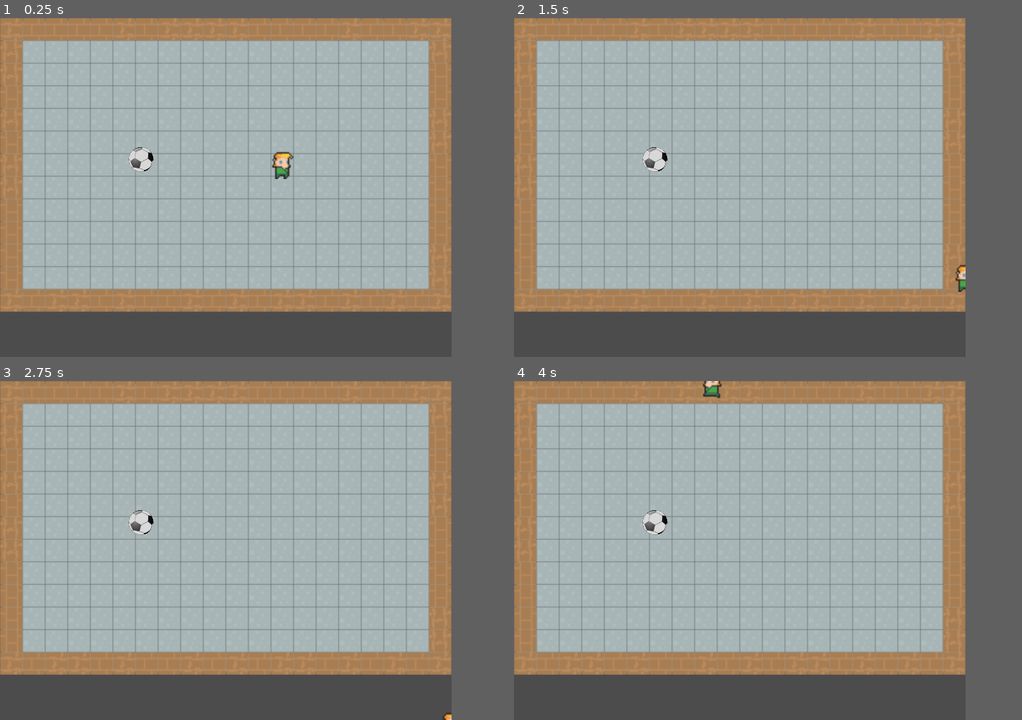
Above: before the commit, frames 1-4 (two rows, left to right).
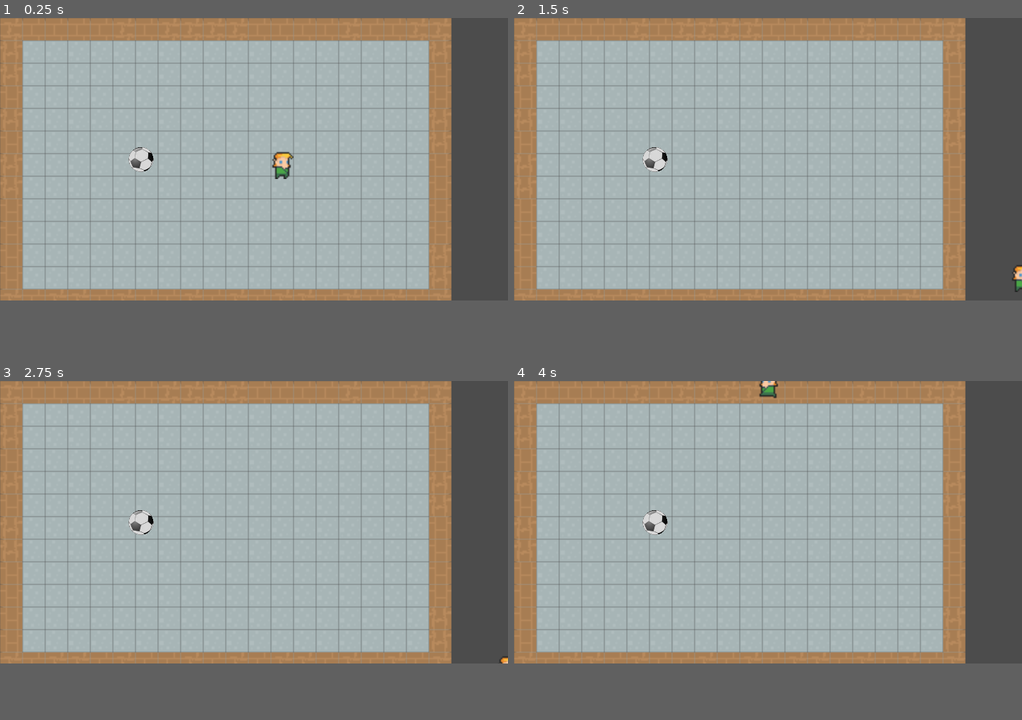
Above: after the commit, the same moments.

Repository: timruffles/7drl2021
Game: Godot game, scene res://scripts/Dungeon.tscn
Same seed, same stepped clock (60 frames per second), same inputs: the game is played once before the commit and once after it.
Inputs (mouse positions are in pixels of both pictures, inside the frame that each line leads up to):
- Up to frame 1 (0.25 s): no input
- Up to frame 2 (1.5 s): tap Enter at 0.5 s; move the mouse to (839, 170) at 0.52 s; hold Right (ui_right) 0.53-1.28 s; click (839, 170) at 0.67 s; tap Space at 1.25 s; move the mouse to (651, 204) at 1.27 s; hold Down (ui_down) from 1.28 s (still down)
- Up to frame 3 (2.75 s): move the mouse to (269, 475) at 2.02 s; release Down (ui_down) at 2.03 s; hold Right (ui_right) from 2.03 s (still down)
- Up to frame 4 (4 s): tap Enter at 2.75 s; move the mouse to (717, 618) at 2.77 s; release Right (ui_right) at 2.78 s; hold Up (ui_up) 2.78-3.53 s; click (717, 618) at 2.92 s; move the mouse to (874, 601) at 3.52 s; hold Left (ui_left) from 3.53 s (still down)
The window is 640x480 before the commit and 720x400 after it. Grey fills any space a smaller window leaves; there, only what the larger window draws over its background counts as a difference.

The runs differ from the first frame. In frame 1, 3.0% of the frame differs, in the area x 0-89%, y 83-87%; in frame 2, 3.2%; in frame 3, 3.0%; in frame 4, 3.3%, in the area x 0-89%, y 0-87%.

Commit message:
added mush

Diff:
--- a/project.godot
+++ b/project.godot
@@ -21,8 +21,8 @@
 
 [display]
 
-window/size/width=320
-window/size/height=240
+window/size/width=360
+window/size/height=200
 window/stretch/mode="2d"
 window/stretch/aspect="keep"
 
--- a/scripts/Ball.tscn
+++ b/scripts/Ball.tscn
@@ -9,14 +9,14 @@
 
 [sub_resource type="SpriteFrames" id=1]
 animations = [ {
+"frames": [ ExtResource( 5 ), ExtResource( 1 ), ExtResource( 4 ), ExtResource( 3 ), ExtResource( 2 ), ExtResource( 6 ) ],
+"loop": true,
+"name": "roll",
+"speed": 5.0
+}, {
 "frames": [ ExtResource( 5 ) ],
 "loop": true,
 "name": "idle",
-"speed": 5.0
-}, {
-"frames": [ ExtResource( 5 ), ExtResource( 1 ), ExtResource( 4 ), ExtResource( 3 ), ExtResource( 2 ), ExtResource( 6 ) ],
-"loop": true,
-"name": "roll",
 "speed": 5.0
 } ]
 
--- /dev/null
+++ b/scripts/Game.gd
@@ -0,0 +1,16 @@
+extends Node2D
+
+
+# Declare member variables here. Examples:
+# var a = 2
+# var b = "text"
+
+
+# Called when the node enters the scene tree for the first time.
+func _ready():
+	pass # Replace with function body.
+
+
+# Called every frame. 'delta' is the elapsed time since the previous frame.
+#func _process(delta):
+#	pass
--- a/scripts/KickProto.tscn
+++ b/scripts/KickProto.tscn
@@ -13,6 +13,36 @@
 [ext_resource path="res://assets/hero/elf_m_idle_anim_f0.png" type="Texture" id=11]
 [ext_resource path="res://scripts/KickPlayer.gd" type="Script" id=12]
 [ext_resource path="res://scripts/Aimer.gd" type="Script" id=13]
+[ext_resource path="res://assets/mushroom_med/NormalMushroom_Idle_1.png" type="Texture" id=14]
+[ext_resource path="res://assets/mushroom_med/NormalMushroom_Walk_1.png" type="Texture" id=15]
+[ext_resource path="res://assets/mushroom_med/NormalMushroom_Idle_3.png" type="Texture" id=16]
+[ext_resource path="res://assets/mushroom_med/NormalMushroom_Walk_3.png" type="Texture" id=17]
+[ext_resource path="res://assets/mushroom_med/NormalMushroom_Walk_4.png" type="Texture" id=18]
+[ext_resource path="res://assets/mushroom_med/NormalMushroom_Walk_2.png" type="Texture" id=19]
+[ext_resource path="res://assets/mushroom_med/NormalMushroom_Idle_2.png" type="Texture" id=20]
+[ext_resource path="res://assets/mushroom_med/NormalMushroom_Idle_4.png" type="Texture" id=21]
+[ext_resource path="res://scripts/Game.gd" type="Script" id=22]
+
+[sub_resource type="RectangleShape2D" id=3]
+extents = Vector2( 6.98052, 9.52416 )
+
+[sub_resource type="SpriteFrames" id=4]
+animations = [ {
+"frames": [ ExtResource( 15 ), ExtResource( 19 ), ExtResource( 17 ), ExtResource( 18 ) ],
+"loop": true,
+"name": "walk",
+"speed": 5.0
+}, {
+"frames": [  ],
+"loop": true,
+"name": "attack",
+"speed": 5.0
+}, {
+"frames": [ ExtResource( 14 ), ExtResource( 20 ), ExtResource( 16 ), ExtResource( 21 ) ],
+"loop": true,
+"name": "idle",
+"speed": 5.0
+} ]
 
 [sub_resource type="SpriteFrames" id=1]
 animations = [ {
@@ -36,6 +66,7 @@
 extents = Vector2( 6.98052, 9.52416 )
 
 [node name="KickDungeon" type="Node2D"]
+script = ExtResource( 22 )
 
 [node name="TileMap_Floor" type="TileMap" parent="."]
 tile_set = ExtResource( 1 )
@@ -52,6 +83,17 @@
 __meta__ = {
 "_editor_description_": ""
 }
+
+[node name="Mushroom" type="KinematicBody2D" parent="."]
+
+[node name="CollisionShape2D" type="CollisionShape2D" parent="Mushroom"]
+position = Vector2( 67.5, 111.287 )
+shape = SubResource( 3 )
+
+[node name="AnimatedSprite" type="AnimatedSprite" parent="Mushroom"]
+position = Vector2( 67.5, 107 )
+frames = SubResource( 4 )
+animation = "idle"
 
 [node name="Player" type="KinematicBody2D" parent="."]
 position = Vector2( 200, 100 )
--- /dev/null
+++ b/scripts/Mush (archived).tscn
@@ -0,0 +1,47 @@
+[gd_scene load_steps=12 format=2]
+
+[ext_resource path="res://assets/mushroom_med/NormalMushroom_Idle_1.png" type="Texture" id=1]
+[ext_resource path="res://assets/mushroom_med/NormalMushroom_Walk_1.png" type="Texture" id=2]
+[ext_resource path="res://assets/mushroom_med/NormalMushroom_Idle_3.png" type="Texture" id=3]
+[ext_resource path="res://assets/mushroom_med/NormalMushroom_Walk_3.png" type="Texture" id=4]
+[ext_resource path="res://assets/mushroom_med/NormalMushroom_Walk_4.png" type="Texture" id=5]
+[ext_resource path="res://assets/mushroom_med/NormalMushroom_Walk_2.png" type="Texture" id=6]
+[ext_resource path="res://assets/mushroom_med/NormalMushroom_Idle_2.png" type="Texture" id=7]
+[ext_resource path="res://assets/mushroom_med/NormalMushroom_Idle_4.png" type="Texture" id=8]
+[ext_resource path="res://scripts/Player.gd" type="Script" id=9]
+
+[sub_resource type="SpriteFrames" id=4]
+animations = [ {
+"frames": [ ExtResource( 2 ), ExtResource( 6 ), ExtResource( 4 ), ExtResource( 5 ) ],
+"loop": true,
+"name": "walk",
+"speed": 5.0
+}, {
+"frames": [  ],
+"loop": true,
+"name": "attack",
+"speed": 5.0
+}, {
+"frames": [ ExtResource( 1 ), ExtResource( 7 ), ExtResource( 3 ), ExtResource( 8 ) ],
+"loop": true,
+"name": "idle",
+"speed": 5.0
+} ]
+
+[sub_resource type="RectangleShape2D" id=3]
+extents = Vector2( 6.98052, 9.52416 )
+
+[node name="Sprite" type="KinematicBody2D"]
+script = ExtResource( 9 )
+__meta__ = {
+"_edit_group_": true
+}
+
+[node name="AnimatedSprite" type="AnimatedSprite" parent="."]
+frames = SubResource( 4 )
+animation = "idle"
+
+[node name="CollisionShape2D" type="CollisionShape2D" parent="."]
+position = Vector2( 0, 4.287 )
+shape = SubResource( 3 )
+[connection signal="hit" from="." to="." method="_on_Player_hit"]
Binary file added: assets/mushroom_med/NormalMushroom_Idle_1.png
Not shown, added: assets/mushroom_med/NormalMushroom_Idle_1.png.import
Binary file added: assets/mushroom_med/NormalMushroom_Idle_2.png
Not shown, added: assets/mushroom_med/NormalMushroom_Idle_2.png.import
Binary file added: assets/mushroom_med/NormalMushroom_Idle_3.png
Not shown, added: assets/mushroom_med/NormalMushroom_Idle_3.png.import
Binary file added: assets/mushroom_med/NormalMushroom_Idle_4.png
Not shown, added: assets/mushroom_med/NormalMushroom_Idle_4.png.import
Binary file added: assets/mushroom_med/NormalMushroom_Walk_1.png
Not shown, added: assets/mushroom_med/NormalMushroom_Walk_1.png.import
Binary file added: assets/mushroom_med/NormalMushroom_Walk_2.png
Not shown, added: assets/mushroom_med/NormalMushroom_Walk_2.png.import
(and 5 more such lines)
